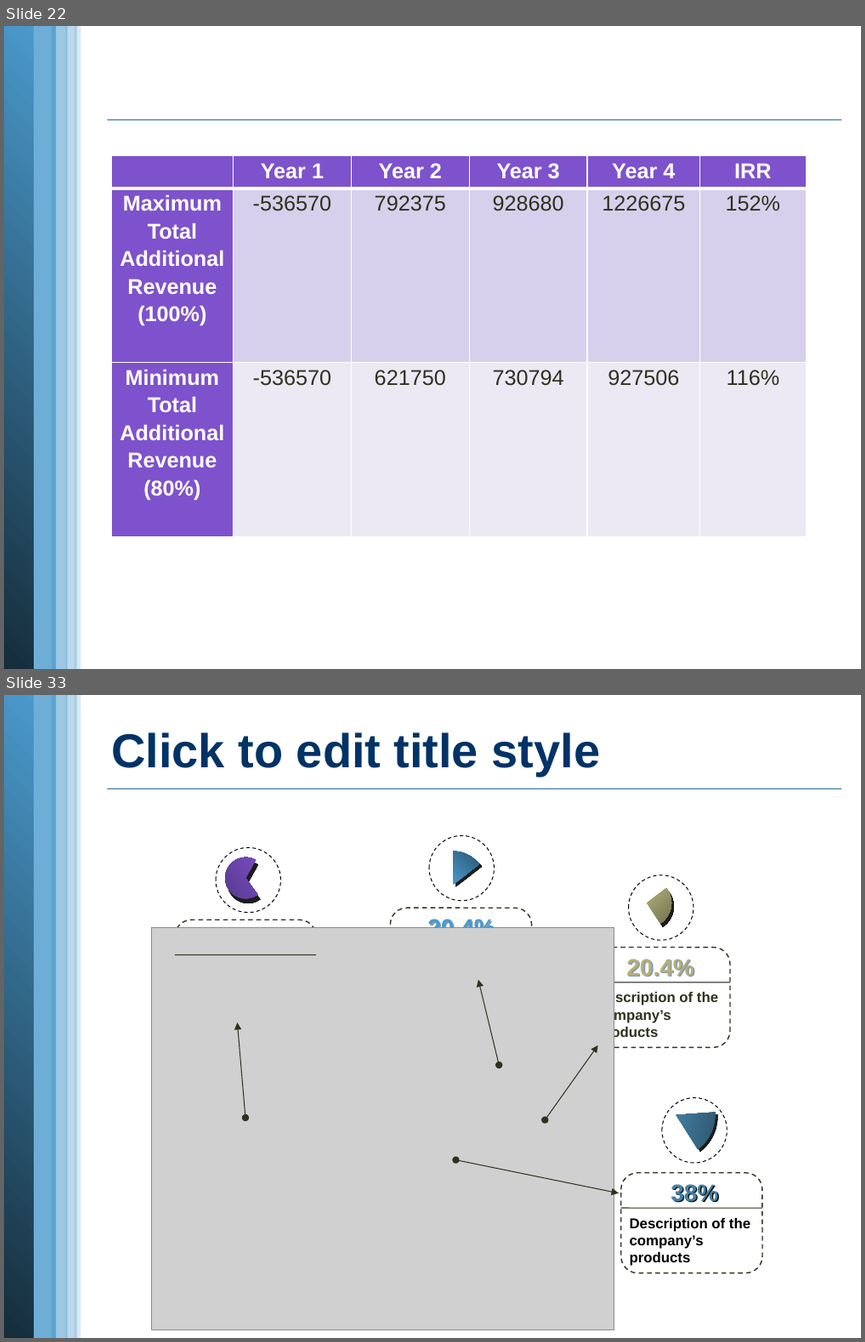
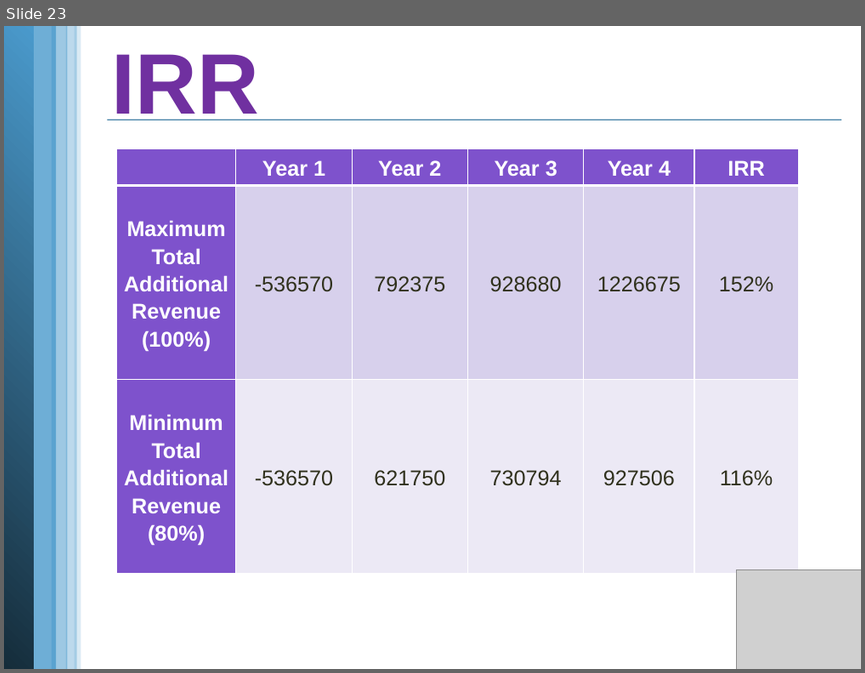
Before and after one commit to vucongthuc/hit-team-2012, a slide deck: Measurement Analysis/K15T2-Team22-Team Assignment7/K15T2-Team22-Team Assignment7.pptx. Shown one above the other, each under a label of ours: slides 22 and 33 before the commit, slide 23 after it; the slides between them are not shown. The pictures are 865x1342 and 865x673 pixels, drawn with LibreOffice and Linux fonts; fonts in the diff are those of the drawing; grey boxes stand for pictures; background and template pictures are left out. Boxes give left, top, right and bottom in pixels: in the first picture for what was removed or moved away, otherwise in the second. Text is boxed around its words. In the diff, an @@ line names an element or a change of style, - is before the commit and + after.

```diff
--- a/Measurement Analysis/K15T2-Team22-Team Assignment7/K15T2-Team22-Team Assignment7.pptx
+++ b/Measurement Analysis/K15T2-Team22-Team Assignment7/K15T2-Team22-Team Assignment7.pptx
@@ slide 33 removed at (x1=4, y1=695, x2=861, y2=1338), background #FFFFFF; not listed: 6 template elements that a slide beside it also shows @@
@@ title removed at (x1=111, y1=732, x2=601, y2=776) @@
-Click to edit title style
@@ ellipse removed at (x1=216, y1=847, x2=281, y2=913) @@
@@ ellipse removed at (x1=429, y1=835, x2=494, y2=901) @@
@@ freeform shape removed at (x1=216, y1=851, x2=273, y2=907) @@
@@ freeform shape removed at (x1=453, y1=851, x2=479, y2=885) @@
@@ ellipse removed at (x1=629, y1=875, x2=693, y2=940) @@
@@ freeform shape removed at (x1=647, y1=888, x2=671, y2=923) @@
@@ rounded rectangle removed at (x1=175, y1=919, x2=316, y2=1020) @@
@@ rounded rectangle removed at (x1=391, y1=907, x2=532, y2=1008) @@
@@ text removed at (x1=427, y1=918, x2=494, y2=928) @@
-20.4%
@@ picture removed at (x1=151, y1=927, x2=614, y2=1329) @@
@@ text removed at (x1=224, y1=927, x2=272, y2=953) @@
-90%
@@ rounded rectangle removed at (x1=588, y1=947, x2=730, y2=1047) @@
@@ line removed from (175, 954) to (316, 954) @@
@@ text removed at (x1=626, y1=959, x2=693, y2=976) @@
-20.4%
@@ double arrow removed from (500, 1065) to (477, 980) @@
@@ line removed from (588, 982) to (730, 982) @@
@@ text removed at (x1=597, y1=991, x2=718, y2=1040) @@
-Description of the company’s products
@@ double arrow removed from (245, 1117) to (237, 1022) @@
@@ double arrow removed from (545, 1120) to (598, 1045) @@
@@ ellipse removed at (x1=662, y1=1098, x2=727, y2=1163) @@
@@ freeform shape removed at (x1=670, y1=1104, x2=716, y2=1151) @@
@@ double arrow removed from (455, 1159) to (619, 1193) @@
@@ rounded rectangle removed at (x1=621, y1=1172, x2=762, y2=1272) @@
@@ text removed at (x1=670, y1=1182, x2=718, y2=1205) @@
-38%
@@ line removed from (621, 1208) to (762, 1208) @@
@@ text removed at (x1=630, y1=1218, x2=750, y2=1265) @@
-Description of the company’s products
@@ what was slide 22 is now slide 23 @@
@@ slide 23 changed as well @@
@@ title added at (x1=111, y1=54, x2=258, y2=120), 72 pt, text #7030A0, bold @@
+IRR
@@ table at (x1=116, y1=148, x2=796, y2=573) @@
@@ more space between paragraphs @@
@@ table resized from (x1=111, y1=155, x2=806, y2=537) to (x1=116, y1=148, x2=796, y2=573) @@
@@ picture added at (x1=737, y1=569, x2=861, y2=669) @@
```
Also in this commit, not shown: 16 other slides changed, 1 slide added, 23 other slides removed.
